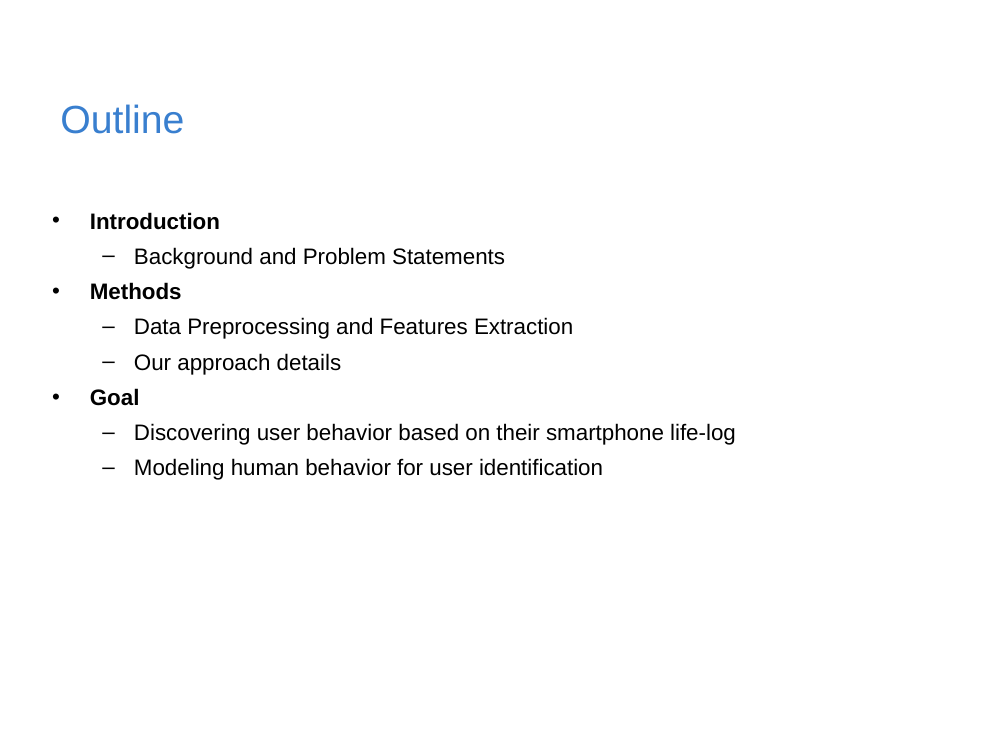
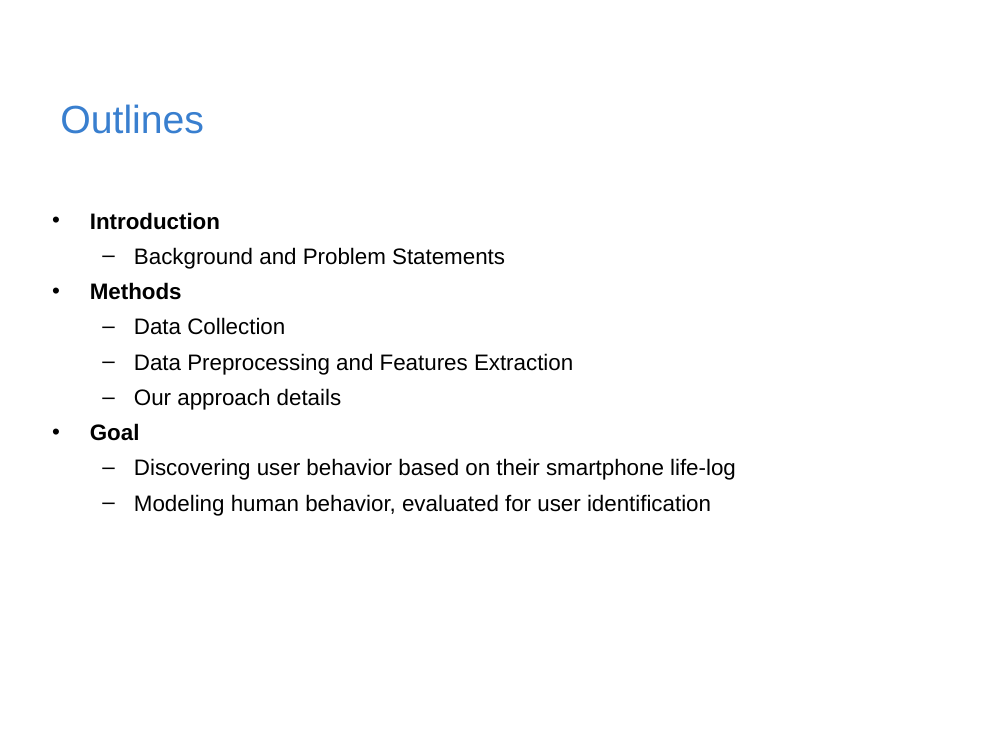
Before and after one commit to rischanlab/MyThesis, a slide deck: slide 2 of Thesis-presentation.pptx. Drawn at 1008x756 pixels with LibreOffice and Linux fonts; fonts in the diff are those of the drawing; background and template pictures are left out. Boxes give left, top, right and bottom in pixels: in the first picture for what was removed or moved away, otherwise in the second. Text is boxed around its words. In the diff, an @@ line names an element or a change of style, - is before the commit and + after.

```diff
--- a/Thesis-presentation.pptx
+++ b/Thesis-presentation.pptx
@@ title at <box>60,104,204,134</box>: text changed @@
-Outline
+Outlines
@@ text at <box>134,317,285,335</box>: paragraph added @@
+  – Data Collection
@@ text at <box>134,494,711,516</box>: text changed @@
-  – Modeling human behavior for user identification
+  – Modeling human behavior, evaluated for user identification
```
Also in this commit, not shown: 14 other slides changed, 3 slides added, 3 slides removed, 1 other file.
